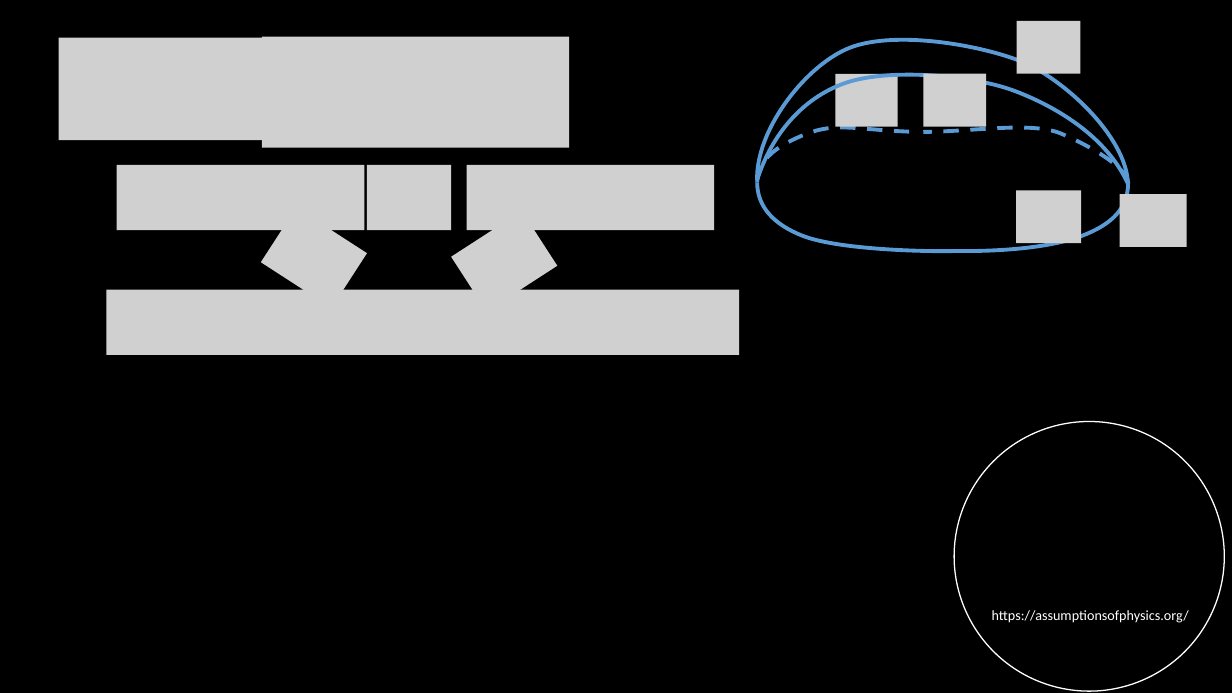
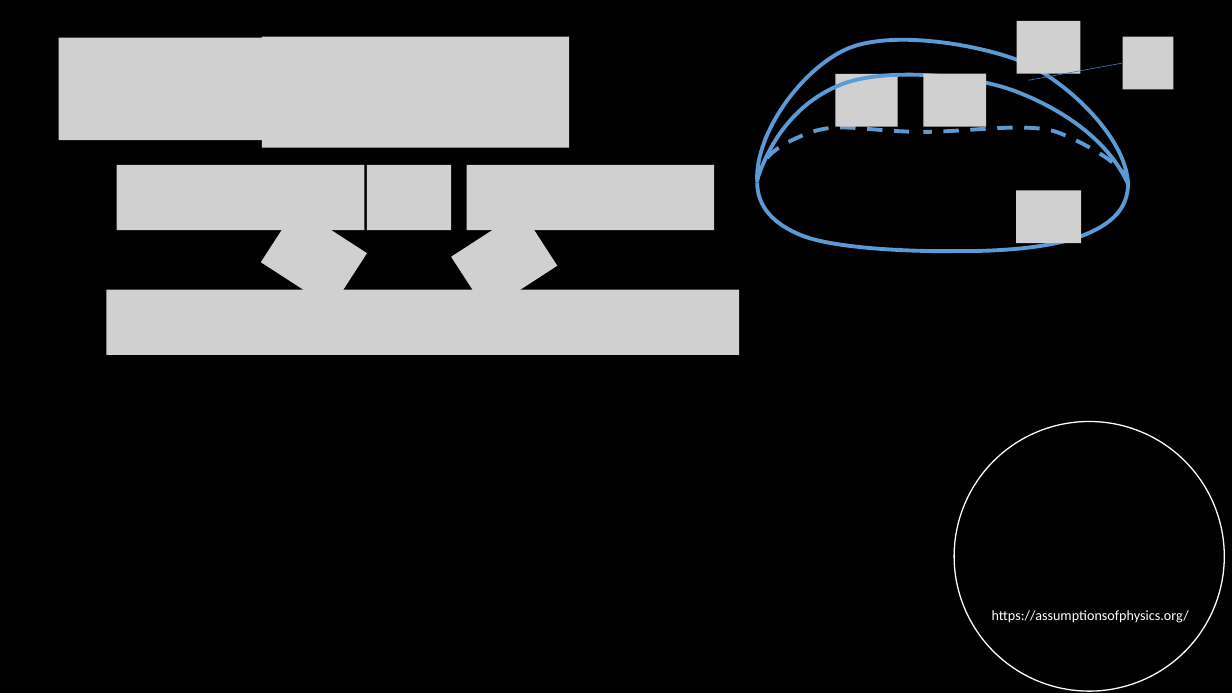
Before and after one commit to assumptionsofphysics/slides, a slide deck: slide 27 of 2025/20251201-VectorPotential.pptx. Drawn at 1232x693 pixels with LibreOffice and Linux fonts; fonts in the diff are those of the drawing; grey boxes stand for pictures; background and template pictures are left out. Boxes give left, top, right and bottom in pixels: in the first picture for what was removed or moved away, otherwise in the second. Text is boxed around its words. In the diff, an @@ line names an element or a change of style, - is before the commit and + after.

```diff
--- a/2025/20251201-VectorPotential.pptx
+++ b/2025/20251201-VectorPotential.pptx
@@ picture added at box(1123, 37, 1174, 90) @@
@@ line added from (1029, 80) to (1123, 63), #4472C4 0.5 pt @@
@@ picture removed at box(1120, 194, 1188, 247) @@
```
Also in this commit, not shown: 15 other slides changed.
